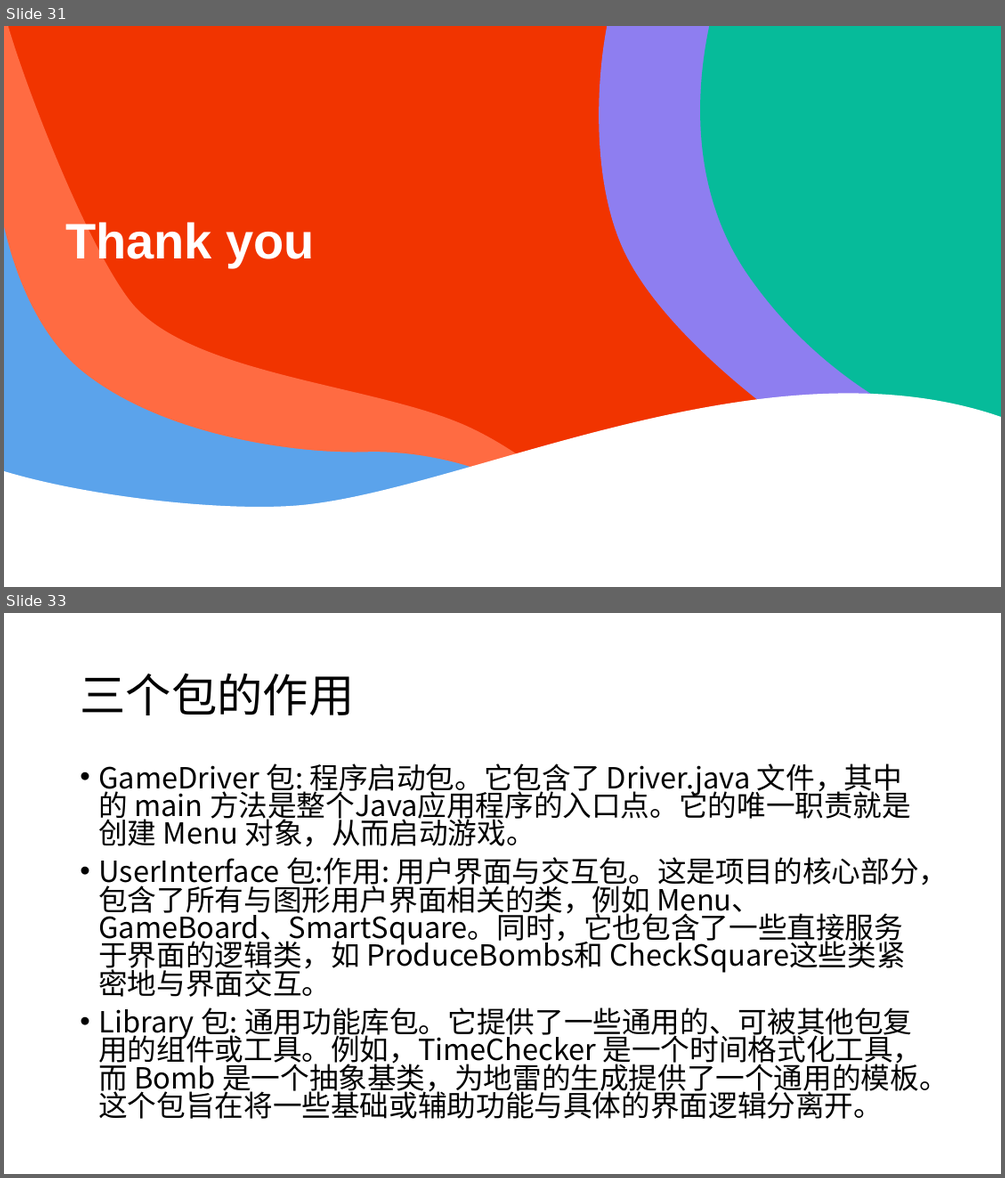
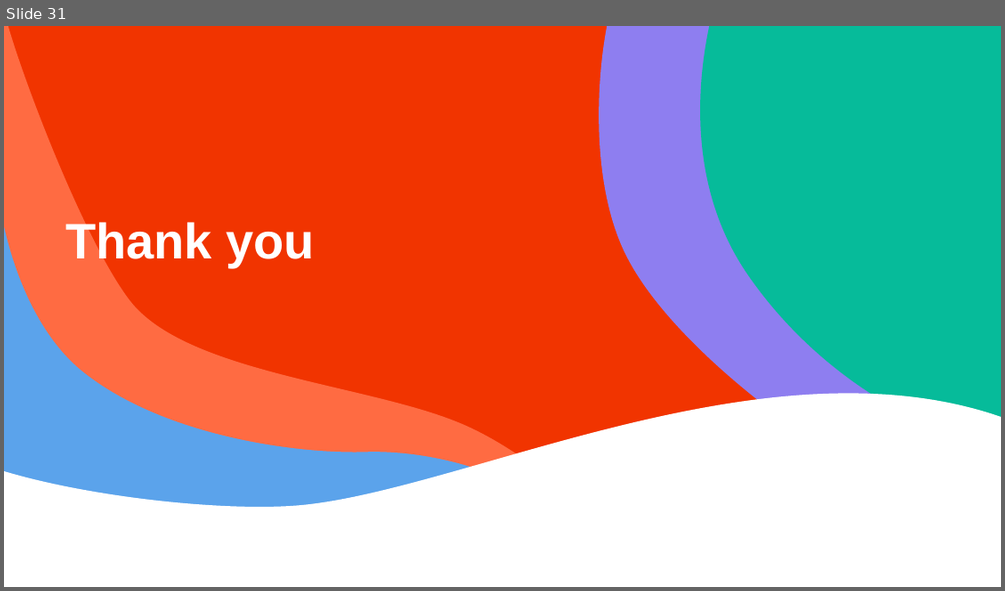
Before and after one commit to wzc506/mineswapper, a slide deck: uml.pptx. Shown one above the other, each under a label of ours: slides 31 and 33 before the commit, slide 31 after it; the slides between them are not shown. The pictures are 1005x1178 and 1005x591 pixels, drawn with LibreOffice and Linux fonts; fonts in the diff are those of the drawing. Boxes give left, top, right and bottom in pixels: in the first picture for what was removed or moved away, otherwise in the second. Text is boxed around its words. In the diff, an @@ line names an element or a change of style, - is before the commit and + after.

```diff
--- a/uml.pptx
+++ b/uml.pptx
@@ slide 33 removed at box(4, 613, 1001, 1174), background #FFFFFF @@
@@ title removed at box(80, 673, 354, 715) @@
-三个包的作用
@@ text removed at box(98, 763, 948, 1119) @@
-• GameDriver 包: 程序启动包。它包含了 Driver.java 文件，其中的 main 方法是整个Java应用程序的入口点。它的唯一职责就是创建 Menu 对象，从而启动游戏。
-• UserInterface 包:作用: 用户界面与交互包。这是项目的核心部分，包含了所有与图形用户界面相关的类，例如 Menu、GameBoard、SmartSquare。同时，它也包含了一些直接服务于界面的逻辑类，如 ProduceBombs和 CheckSquare这些类紧密地与界面交互。
-• Library 包: 通用功能库包。它提供了一些通用的、可被其他包复用的组件或工具。例如，TimeChecker 是一个时间格式化工具，而 Bomb 是一个抽象基类，为地雷的生成提供了一个通用的模板。这个包旨在将一些基础或辅助功能与具体的界面逻辑分离开。
```
Also in this commit, not shown: 1 slide added, 6 other slides removed.
